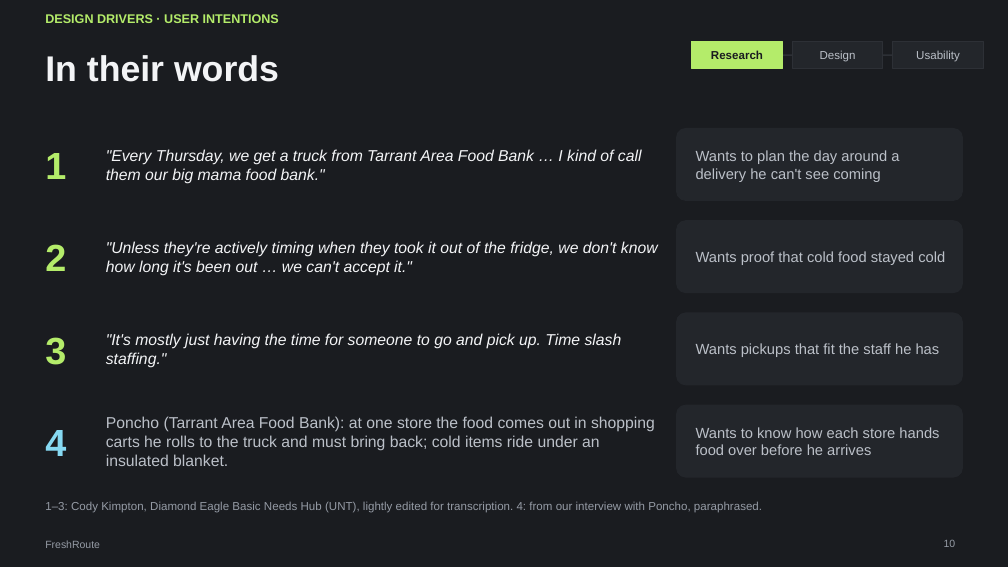
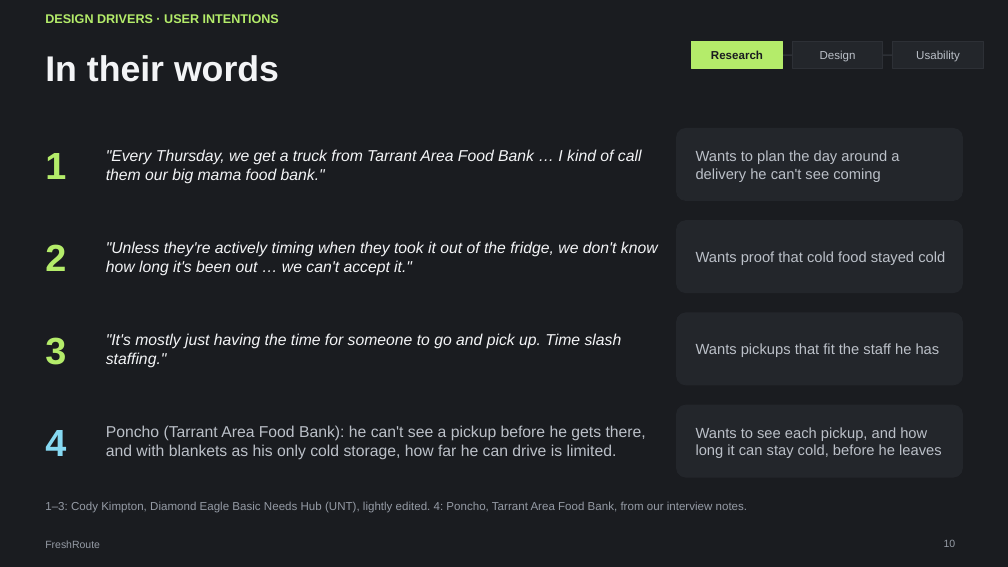
Before and after one commit to ojellyneck44/freshroute, a slide deck: slide 10 of docs/deck/FreshRoute-Final-Presentation.pptx. Drawn at 1008x567 pixels with LibreOffice and Linux fonts; fonts in the diff are those of the drawing. Boxes give left, top, right and bottom in pixels: in the first picture for what was removed or moved away, otherwise in the second. Text is boxed around its words. In the diff, an @@ line names an element or a change of style, - is before the commit and + after.

```diff
--- a/docs/deck/FreshRoute-Final-Presentation.pptx
+++ b/docs/deck/FreshRoute-Final-Presentation.pptx
@@ text at box(106, 425, 646, 460): text changed @@
-Poncho (Tarrant Area Food Bank): at one store the food comes out in shopping carts he rolls to the truck and must bring back; cold items ride under an insulated blanket.
+Poncho (Tarrant Area Food Bank): he can't see a pickup before he gets there, and with blankets as his only cold storage, how far he can drive is limited.
@@ text at box(696, 427, 942, 458): text changed @@
-Wants to know how each store hands food over before he arrives
+Wants to see each pickup, and how long it can stay cold, before he leaves
@@ text at box(45, 501, 747, 513): text changed @@
-1–3: Cody Kimpton, Diamond Eagle Basic Needs Hub (UNT), lightly edited for transcription. 4: from our interview with Poncho, paraphrased.
+1–3: Cody Kimpton, Diamond Eagle Basic Needs Hub (UNT), lightly edited. 4: Poncho, Tarrant Area Food Bank, from our interview notes.
```
Also in this commit, not shown: 5 other files.
